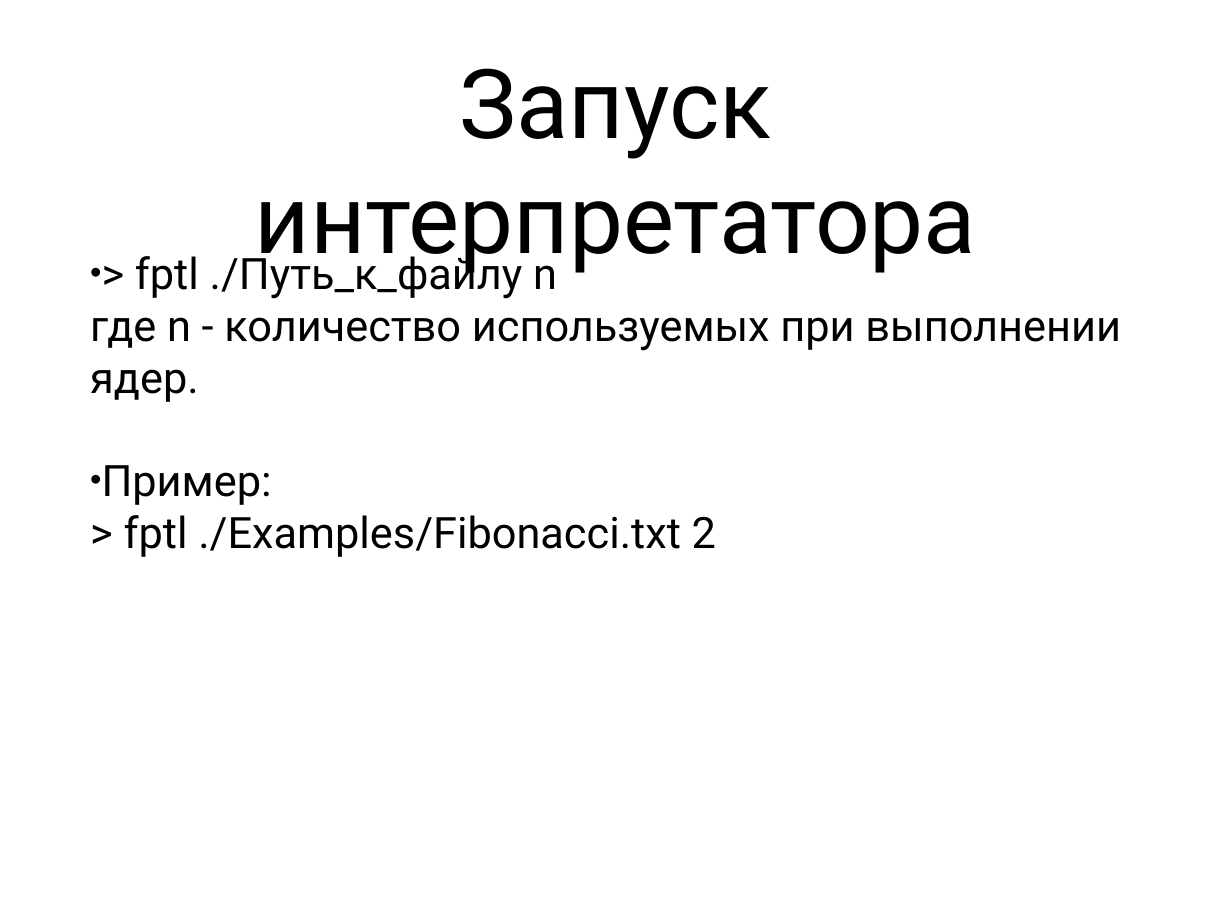
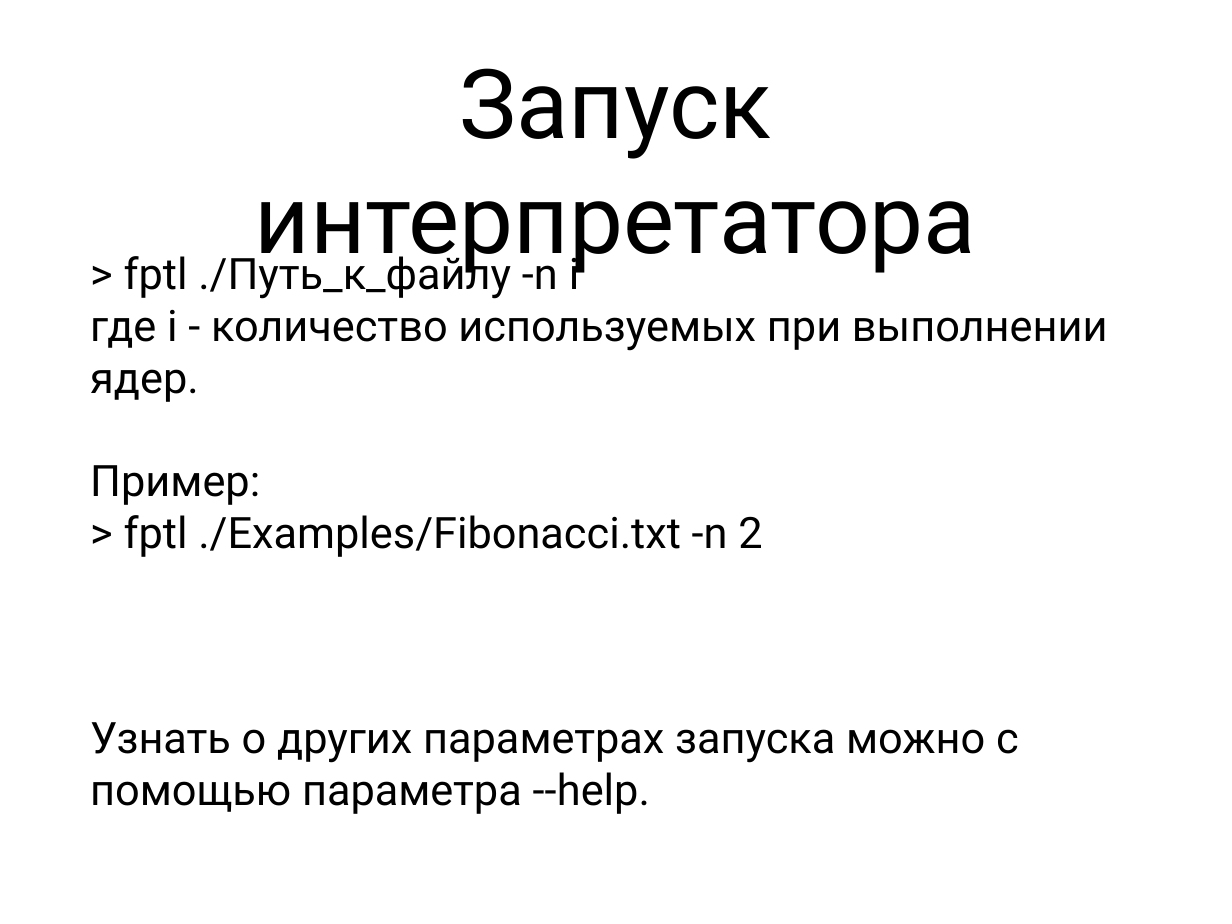
Before and after one commit to Zumisha/Parallel-Programming, a slide deck: slide 35 of Документация/fptl.ppt (slide 36 before the commit). Drawn at 1232x924 pixels with LibreOffice and Linux fonts; fonts in the diff are those of the drawing. Boxes give left, top, right and bottom in pixels: in the first picture for what was removed or moved away, otherwise in the second. Text is boxed around its words. In the diff, an @@ line names an element or a change of style, - is before the commit and + after.

```diff
--- a/Документация/fptl.ppt
+++ b/Документация/fptl.ppt
@@ text at bbox=[90, 250, 1108, 814]: text changed @@
-• > fptl ./Путь_к_файлу n
-  где n - количество используемых при выполнении ядер.
-• Пример:
-  > fptl ./Examples/Fibonacci.txt 2
+> fptl ./Путь_к_файлу -n i
+где i - количество используемых при выполнении ядер.
+Пример:
+> fptl ./Examples/Fibonacci.txt -n 2
+Узнать о других параметрах запуска можно с помощью параметра --help.
```
Also in this commit, not shown: 26 other slides changed, 1 slide removed, 1 other file.
